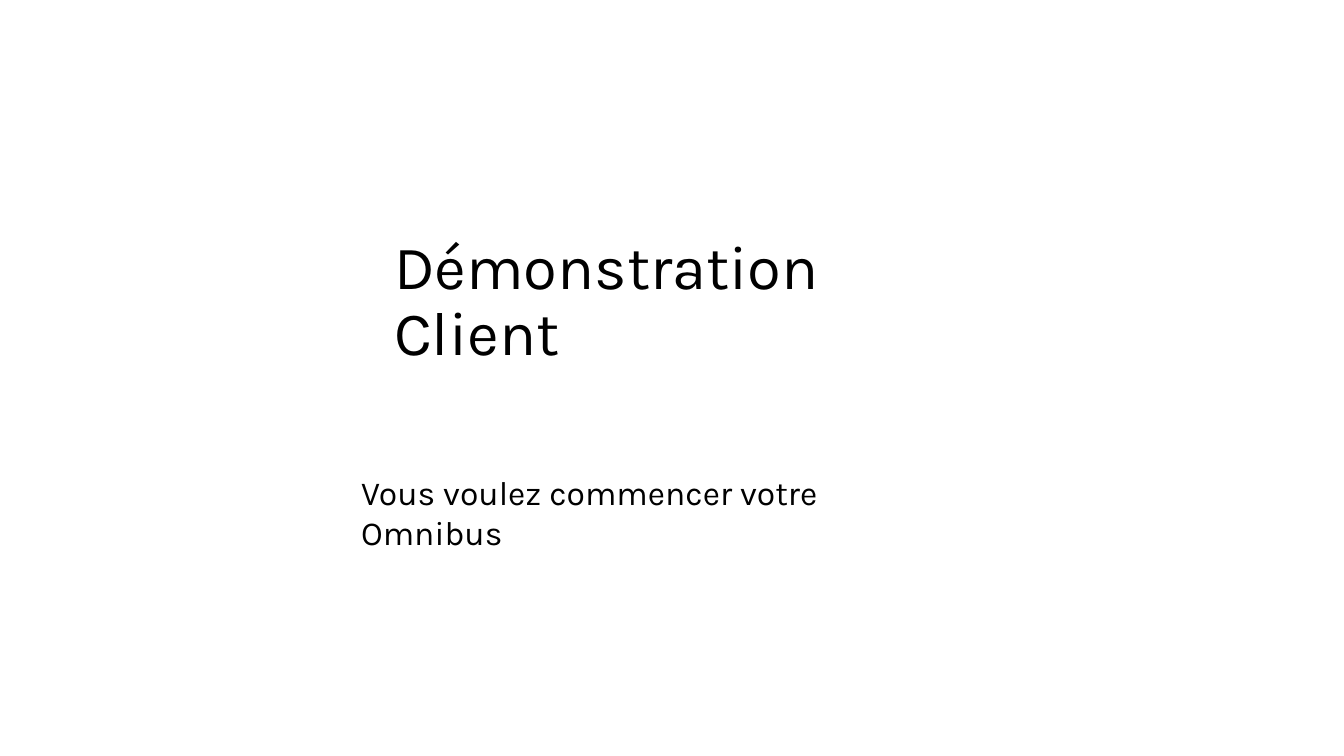
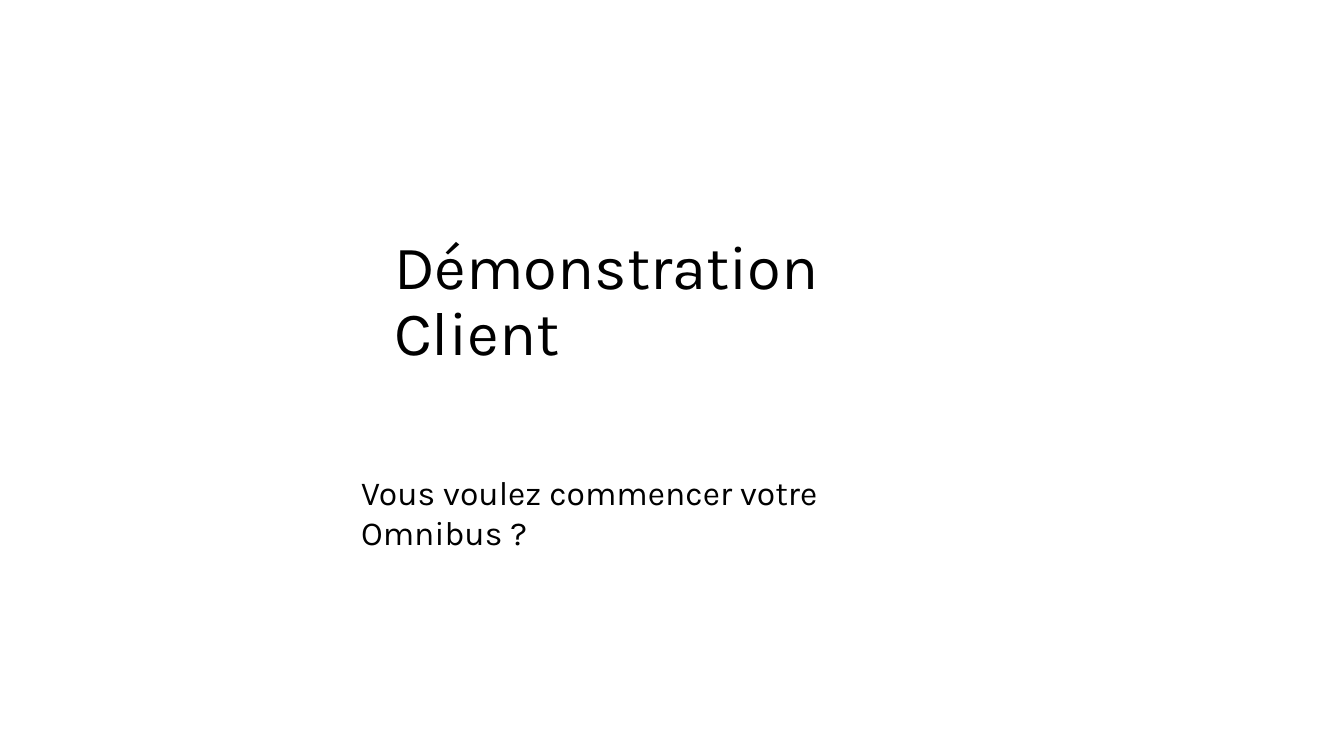
Before and after one commit to QuentinMich/Tales_Omnibus, a slide deck: slide 9 of rapport/slides/Slides Tales Omnibus.pptx. Drawn at 1344x756 pixels with LibreOffice and Linux fonts; fonts in the diff are those of the drawing. Boxes give left, top, right and bottom in pixels: in the first picture for what was removed or moved away, otherwise in the second. Text is boxed around its words. In the diff, an @@ line names an element or a change of style, - is before the commit and + after.

```diff
--- a/rapport/slides/Slides Tales Omnibus.pptx
+++ b/rapport/slides/Slides Tales Omnibus.pptx
@@ text at (x1=361, y1=482, x2=817, y2=546): text changed @@
-Vous voulez commencer votre Omnibus
+Vous voulez commencer votre Omnibus ?
```
Also in this commit, not shown: 9 other slides changed.
